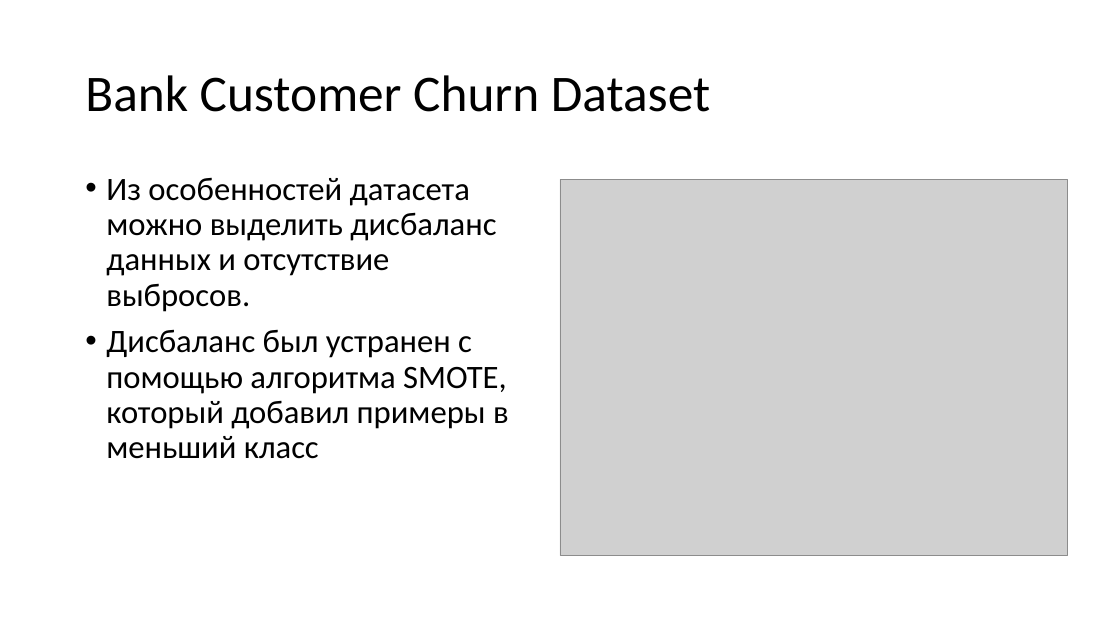
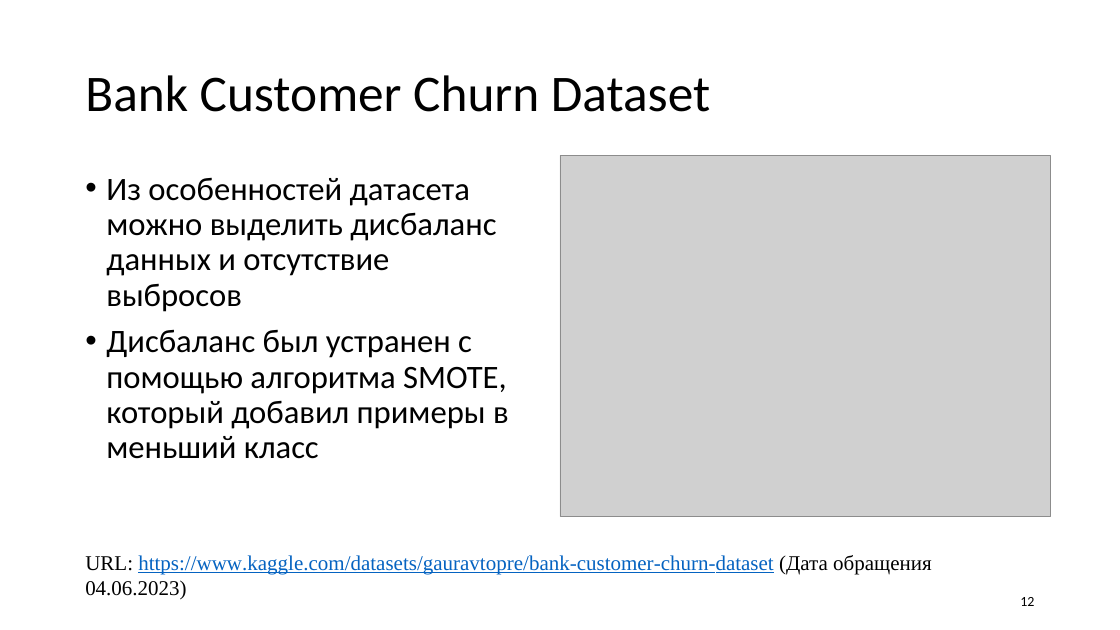
Before and after one commit to DimaOshchepkov/MetricMethodClassification, a slide deck: slide 12 of Презентация по курсовой работе.pptx (slide 11 before the commit). Drawn at 1120x630 pixels with LibreOffice and Linux fonts; fonts in the diff are those of the drawing; grey boxes stand for pictures. Boxes give left, top, right and bottom in pixels: in the first picture for what was removed or moved away, otherwise in the second. Text is boxed around its words. In the diff, an @@ line names an element or a change of style, - is before the commit and + after.

```diff
--- a/Презентация по курсовой работе.pptx
+++ b/Презентация по курсовой работе.pptx
@@ text at (x1=106, y1=178, x2=496, y2=312): text changed @@
-• Из особенностей датасета можно выделить дисбаланс данных и отсутствие выбросов.
+• Из особенностей датасета можно выделить дисбаланс данных и отсутствие выбросов
@@ picture resized from (x1=560, y1=180, x2=1068, y2=556) to (x1=560, y1=155, x2=1050, y2=517) @@
@@ text added at (x1=85, y1=555, x2=932, y2=600), 18 pt, text #0563C1, underline @@
+URL: https://www.kaggle.com/datasets/gauravtopre/bank-customer-churn-dataset (Дата обращения 04.06.2023)
@@ page number added at (x1=1020, y1=597, x2=1034, y2=606), 12 pt, text #000000 @@
+12
```
Also in this commit, not shown: 13 other slides changed, 6 slides added, 2 slides removed, 4 other files.
